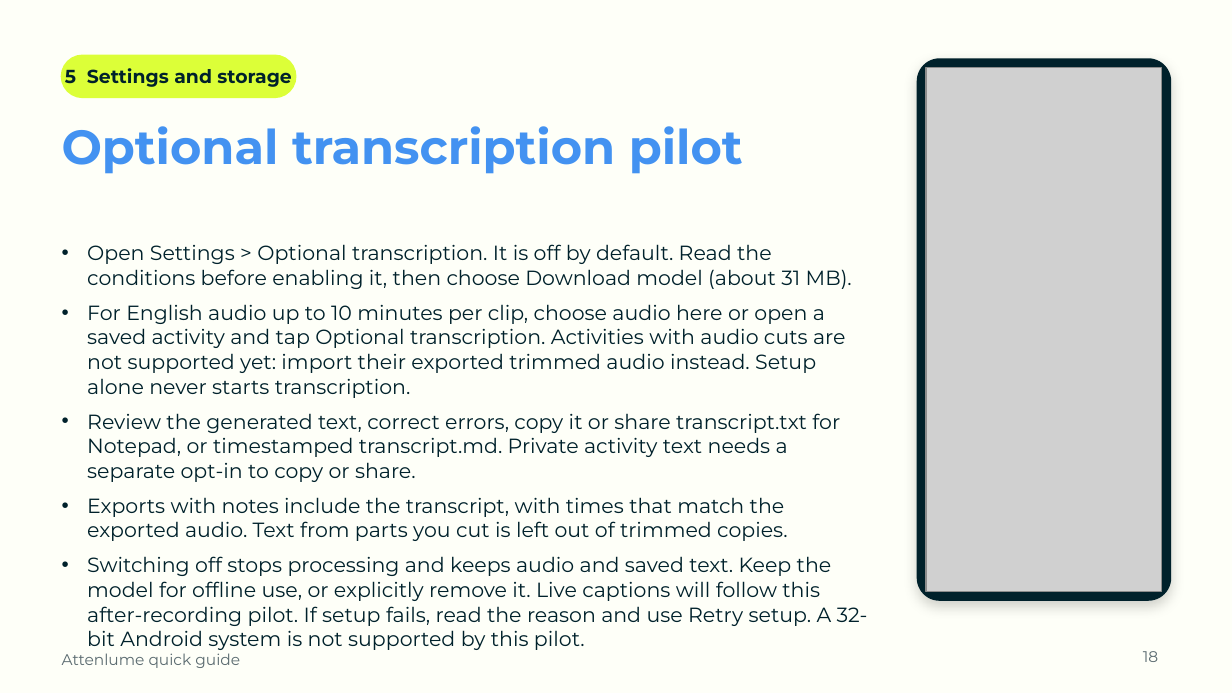
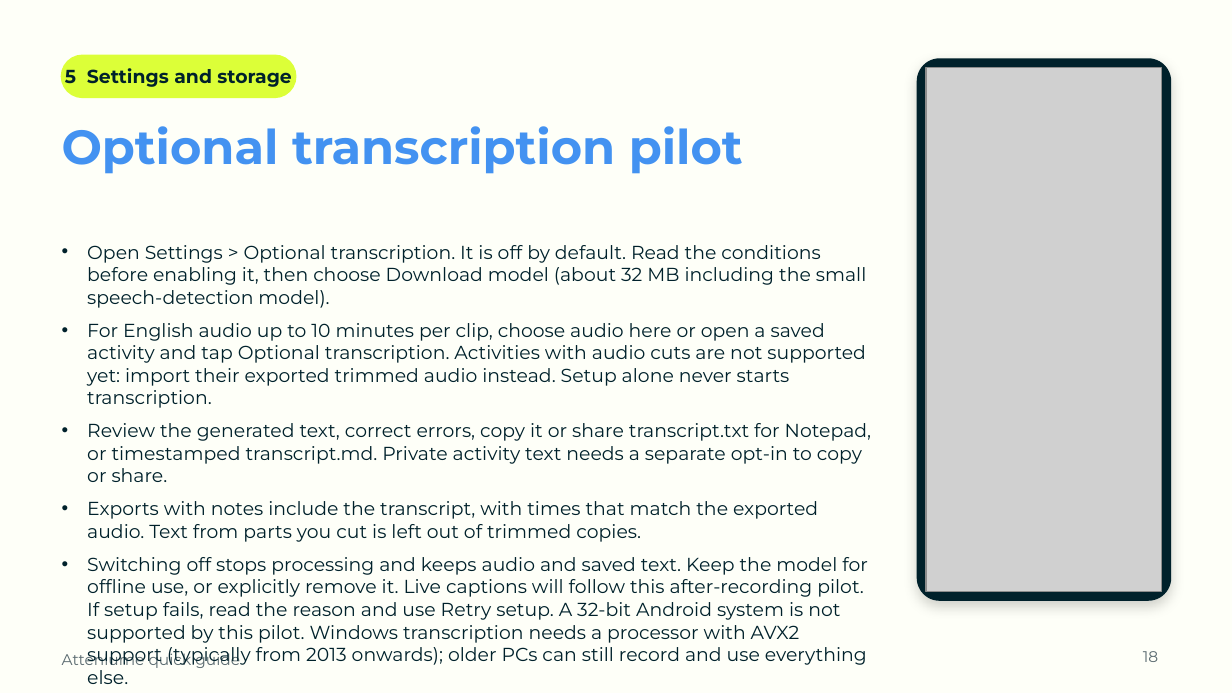
Before and after one commit to SamsonOluwaseun/attenlume, a slide deck: slide 18 of docs/user-guide/Attenlume-Quick-Guide.pptx. Drawn at 1232x693 pixels with LibreOffice and Linux fonts; fonts in the diff are those of the drawing; grey boxes stand for pictures; background and template pictures are left out. Boxes give left, top, right and bottom in pixels: in the first picture for what was removed or moved away, otherwise in the second. Text is boxed around its words. In the diff, an @@ line names an element or a change of style, - is before the commit and + after.

Commit message:
fix(import): honour queued cancellation and refresh current guides [P2-13]

```diff
--- a/docs/user-guide/Attenlume-Quick-Guide.pptx
+++ b/docs/user-guide/Attenlume-Quick-Guide.pptx
@@ text at (87, 245, 866, 308): text changed; size 12 to 11 pt @@
-• Open Settings > Optional transcription. It is off by default. Read the conditions before enabling it, then choose Download model (about 31 MB).
+• Open Settings > Optional transcription. It is off by default. Read the conditions before enabling it, then choose Download model (about 32 MB including the small speech-detection model).
@@ text at (87, 323, 871, 542): size 12 to 11 pt in "For English audio up to 10 minutes ...", "Review the generated text, correct errors, copy ...", "Exports with notes include the transcript, with ..." @@
@@ text at (87, 557, 868, 684): text changed; size 12 to 11 pt @@
-• Switching off stops processing and keeps audio and saved text. Keep the model for offline use, or explicitly remove it. Live captions will follow this after-recording pilot. If setup fails, read the reason and use Retry setup. A 32-bit Android system is not supported by this pilot.
+• Switching off stops processing and keeps audio and saved text. Keep the model for offline use, or explicitly remove it. Live captions will follow this after-recording pilot. If setup fails, read the reason and use Retry setup. A 32-bit Android system is not supported by this pilot. Windows transcription needs a processor with AVX2 support (typically from 2013 onwards); older PCs can still record and use everything else.
```
Also in this commit, not shown: 1 other slide changed, 1 slide added, 8 other files.
